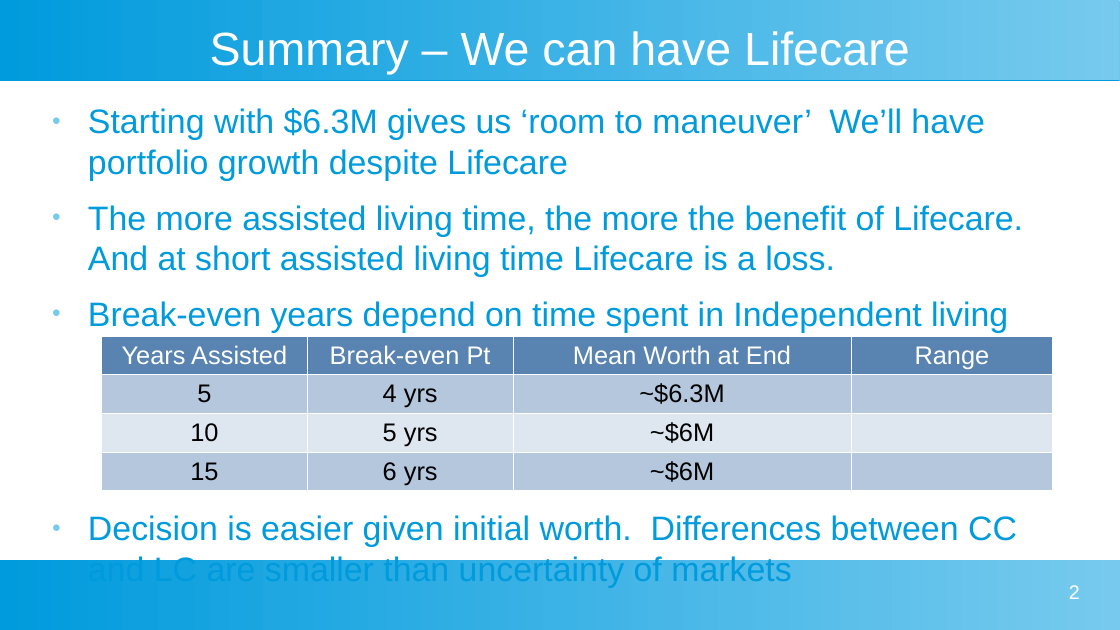
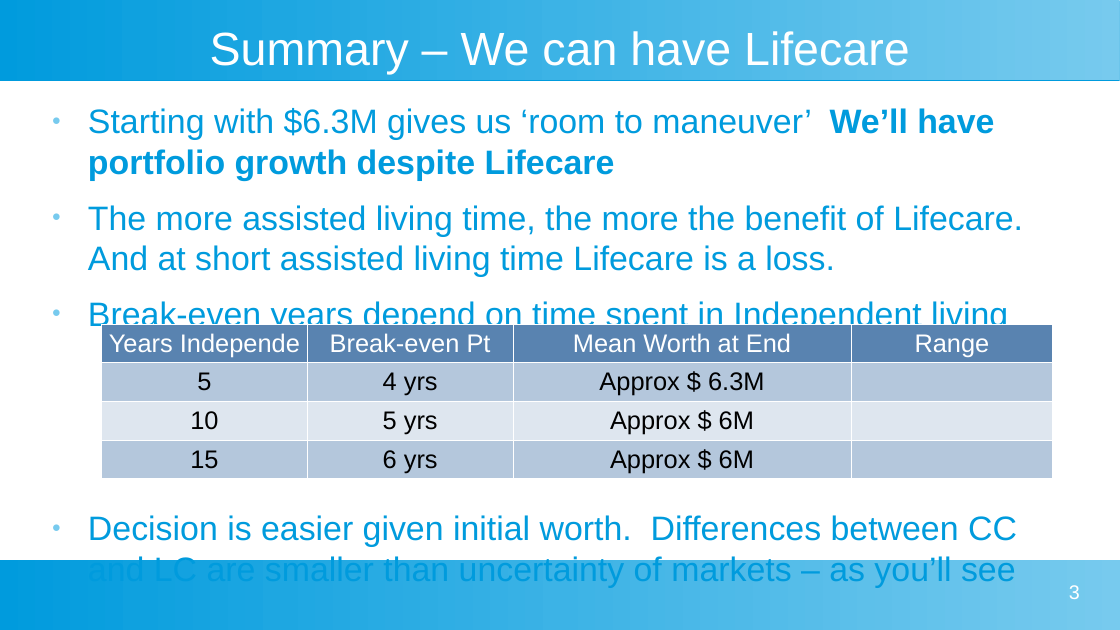
Before and after one commit to davegutz/myLifeSaver, a slide deck: slide 3 of Gutz Evaluation of Taylor Lifecare Advantage.odp (slide 2 before the commit). Drawn at 1120x630 pixels with LibreOffice and Linux fonts; fonts in the diff are those of the drawing. Boxes give left, top, right and bottom in pixels: in the first picture for what was removed or moved away, otherwise in the second. Text is boxed around its words. In the diff, an @@ line names an element or a change of style, - is before the commit and + after.

```diff
--- a/Gutz Evaluation of Taylor Lifecare Advantage.odp
+++ b/Gutz Evaluation of Taylor Lifecare Advantage.odp
@@ text at [88, 108, 994, 181]: bold on in "We’ll have portfolio growth despite Lifecare" @@
@@ table at [102, 324, 1052, 478] @@
-row 1, column 1: Years Assisted
+row 1, column 1: Years Independe
-row 2, column 3: ~$6.3M
+row 2, column 3: Approx $ 6.3M
-row 3, column 3: ~$6M
+row 3, column 3: Approx $ 6M
-row 4, column 3: ~$6M
+row 4, column 3: Approx $ 6M
@@ table: place and size @@
-table at [102, 336, 1052, 490]
+table at [102, 324, 1052, 478]
@@ text at [88, 515, 1017, 588]: text changed @@
-● Decision is easier given initial worth. Differences between CC and LC are smaller than uncertainty of markets
+● Decision is easier given initial worth. Differences between CC and LC are smaller than uncertainty of markets – as you’ll see
@@ page number at [1069, 585, 1080, 599]: text changed @@
-2
+3
```
Also in this commit, not shown: 2 other slides changed, 1 slide added, 2 other files.
